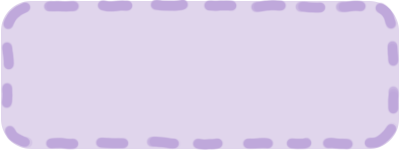
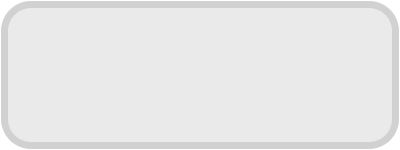
Comparing the layer stacks of the two 400 x 150 images. Changes:
hid "Layer 1" over [1, 0, 400, 150]
painted on "Rounded Rectangle 1" over [1, 1, 399, 149]
